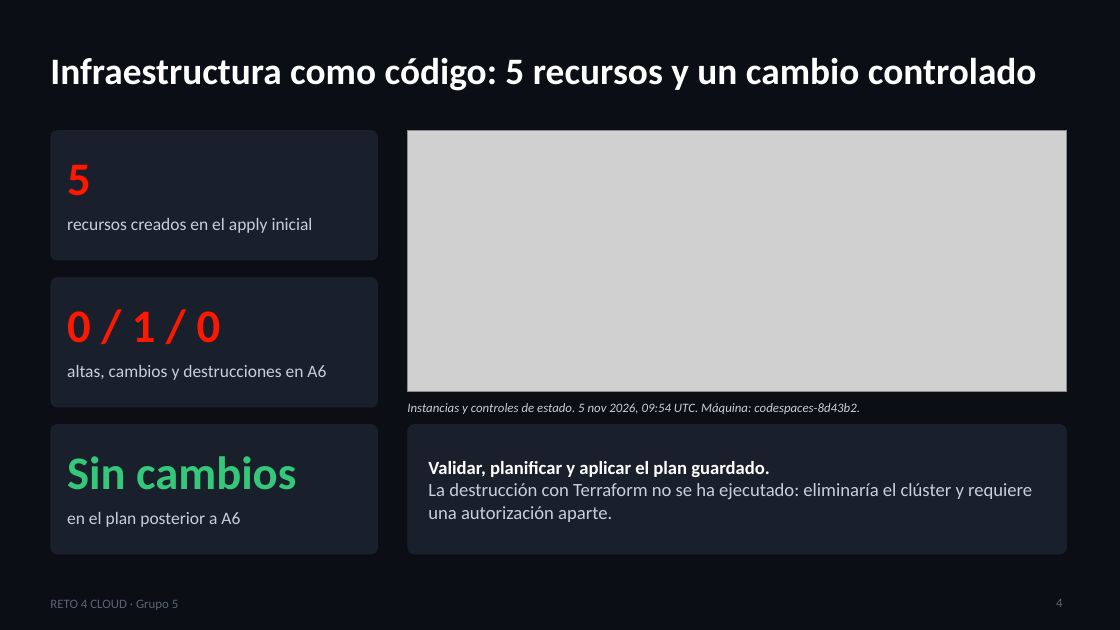
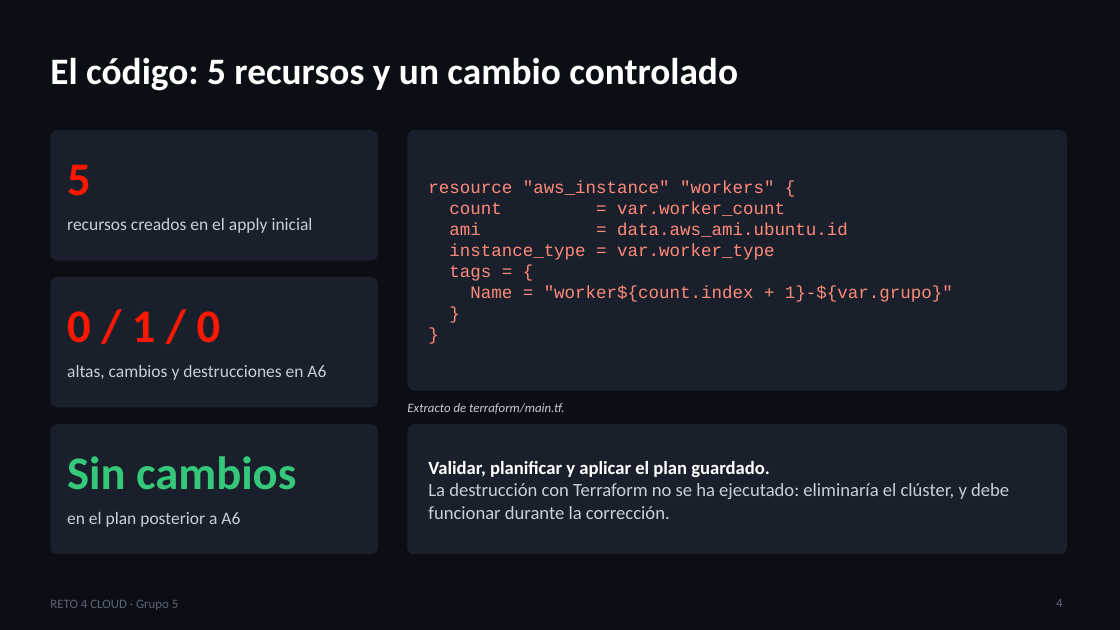
Before and after one commit to Lq922466/reto4-cloud-G5, a slide deck: slide 4 of entrega/presentacion-cloud-g5.pptx. Drawn at 1120x630 pixels with LibreOffice and Linux fonts; fonts in the diff are those of the drawing; grey boxes stand for pictures. Boxes give left, top, right and bottom in pixels: in the first picture for what was removed or moved away, otherwise in the second. Text is boxed around its words. In the diff, an @@ line names an element or a change of style, - is before the commit and + after.

```diff
--- a/entrega/presentacion-cloud-g5.pptx
+++ b/entrega/presentacion-cloud-g5.pptx
@@ title at [50,57,738,91]: text changed @@
-Infraestructura como código: 5 recursos y un cambio controlado
+El código: 5 recursos y un cambio controlado
@@ picture removed at [408,130,1067,392] @@
@@ rounded rectangle added at [408,130,1067,391], fill #1A202B @@
@@ text added at [428,181,953,302], 15 pt, text #FF8A7A @@
+resource "aws_instance" "workers" {
+count = var.worker_count
+ami = data.aws_ami.ubuntu.id
+instance_type = var.worker_type
+tags = {
+Name = "worker${count.index + 1}-${var.grupo}"
+}
+}
@@ text at [407,403,564,414]: text changed @@
-Instancias y controles de estado. 5 nov 2026, 09:54 UTC. Máquina: codespaces-8d43b2.
+Extracto de terraform/main.tf.
@@ text at [428,483,1009,519]: text changed @@
-La destrucción con Terraform no se ha ejecutado: eliminaría el clúster y requiere una autorización aparte.
+La destrucción con Terraform no se ha ejecutado: eliminaría el clúster, y debe funcionar durante la corrección.
```
Also in this commit, not shown: 3 other slides changed, 1 slide added, 1 slide removed, 16 other files.
